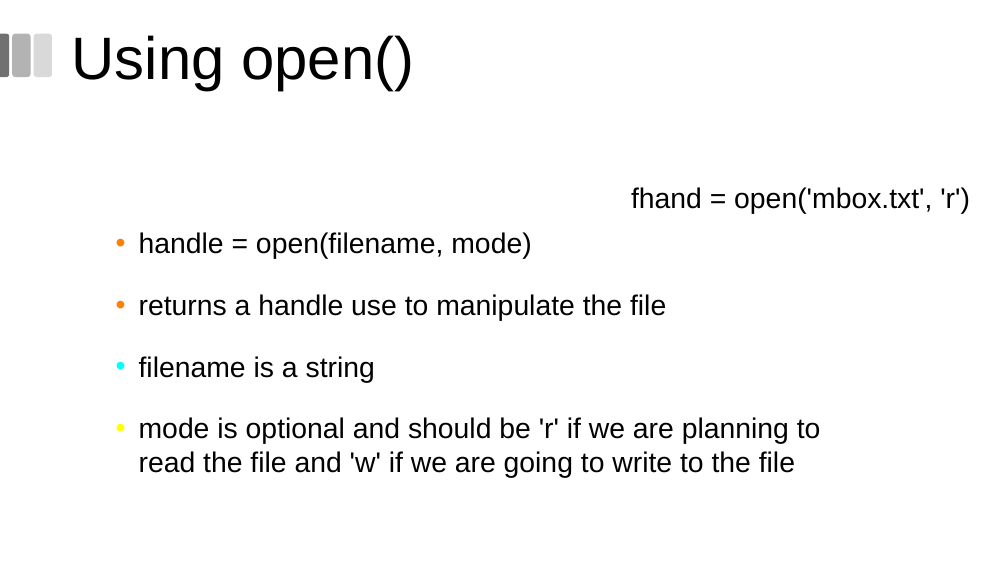
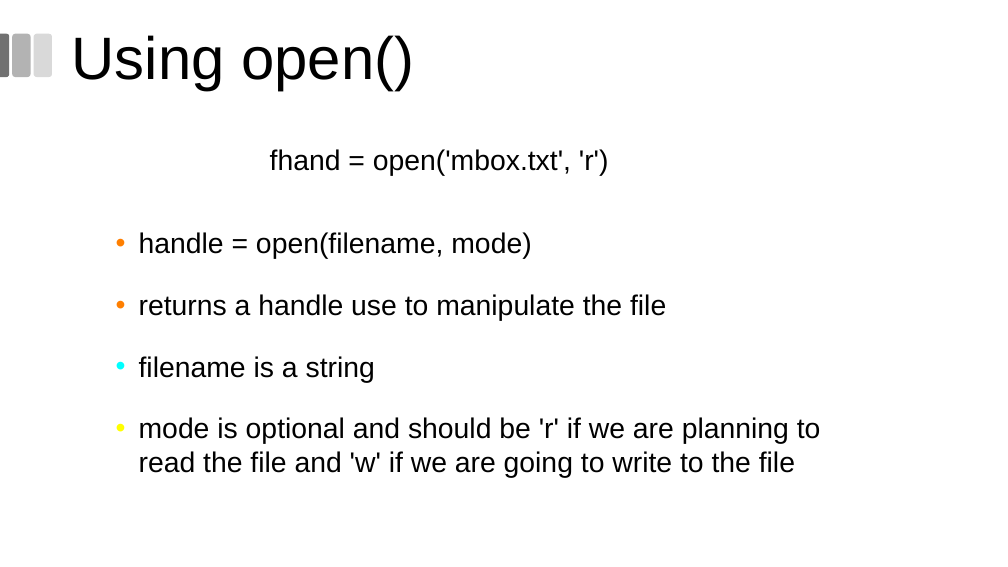
Before and after one commit to miftanurfarid/algoritme_pemrograman, a slide deck: slide 5 of slide/2023/pertemuan_11/pertemuan_11_2023.odp. Drawn at 1008x567 pixels with LibreOffice and Linux fonts; fonts in the diff are those of the drawing; background and template pictures are left out. Boxes give left, top, right and bottom in pixels: in the first picture for what was removed or moved away, otherwise in the second. Text is boxed around its words. In the diff, an @@ line names an element or a change of style, - is before the commit and + after.

Commit message:
update slide 2023

```diff
--- a/slide/2023/pertemuan_11/pertemuan_11_2023.odp
+++ b/slide/2023/pertemuan_11/pertemuan_11_2023.odp
@@ text "fhand = open('mbox.txt', 'r')": place and size @@
-text "fhand = open('mbox.txt', 'r')" at bbox=[631, 187, 970, 214]
+text "fhand = open('mbox.txt', 'r')" at bbox=[270, 149, 609, 176]
```
